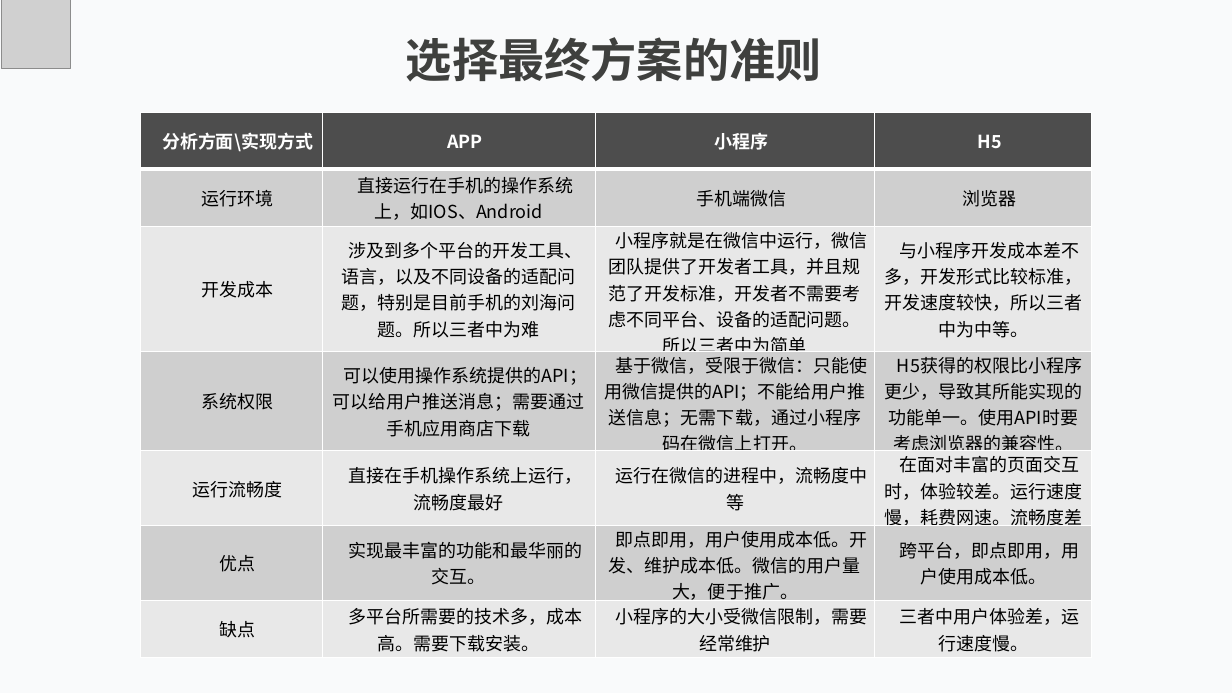
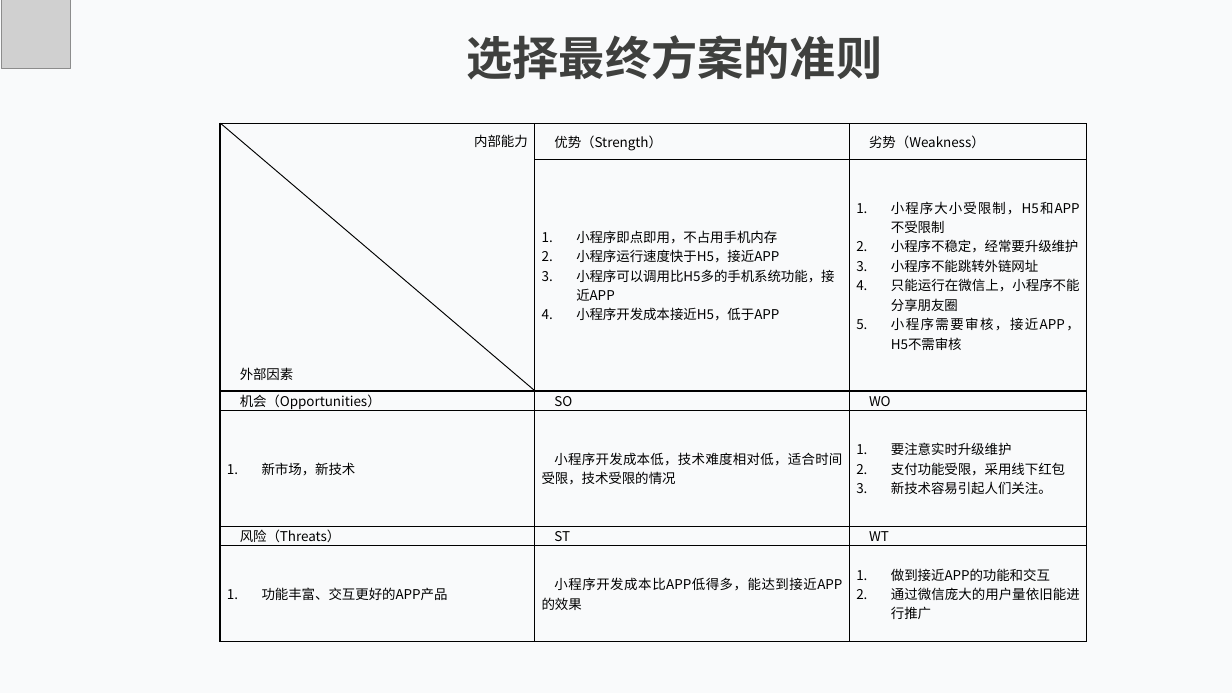
Before and after one commit to lorenzoyoung/ZUCC-Lazy-Bone, a slide deck: slide 16 of 评审PPT/SE2019春-G11_ZUCCLazyBone可行性分析报告ppt.pptx. Drawn at 1232x693 pixels with LibreOffice and Linux fonts; fonts in the diff are those of the drawing; grey boxes stand for pictures. Boxes give left, top, right and bottom in pixels: in the first picture for what was removed or moved away, otherwise in the second. Text is boxed around its words. In the diff, an @@ line names an element or a change of style, - is before the commit and + after.

```diff
--- a/评审PPT/SE2019春-G11_ZUCCLazyBone可行性分析报告ppt.pptx
+++ b/评审PPT/SE2019春-G11_ZUCCLazyBone可行性分析报告ppt.pptx
@@ text "选择最终方案的准则": place and size @@
-text "选择最终方案的准则" at (406,37,822,82)
+text "选择最终方案的准则" at (466,35,882,80)
@@ table removed at (140,113,1092,659), 7 rows, 4 columns @@
-分析方面\实现方式 | APP | 小程序 | H5
-运行环境 | 直接运行在手机的操作系统上，如IOS、Android | 手机端微信 | 浏览器
-开发成本 | 涉及到多个平台的开发工具、语言，以及不同设备的适配问题，特别是目前手机的刘海问题。所以三者中为难 | 小程序就是在微信中运行，微信团队提供了开发者工具，并且规范了开发标准，开发者不需要考虑不同平台、设备的适配问题。所以三者中为简单 | 与小程序开发成本差不多，开发形式比较标准，开发速度较快，所以三者中为中等。
-系统权限 | 可以使用操作系统提供的API；可以给用户推送消息；需要通过手机应用商店下载 | 基于微信，受限于微信：只能使用微信提供的API；不能给用户推送信息；无需下载，通过小程序码在微信上打开。 | H5获得的权限比小程序更少，导致其所能实现的功能单一。使用API时要考虑浏览器的兼容性。
-运行流畅度 | 直接在手机操作系统上运行，流畅度最好 | 运行在微信的进程中，流畅度中等 | 在面对丰富的页面交互时，体验较差。运行速度慢，耗费网速。流畅度差
-优点 | 实现最丰富的功能和最华丽的交互。 | 即点即用，用户使用成本低。开发、维护成本低。微信的用户量大，便于推广。 | 跨平台，即点即用，用户使用成本低。
-缺点 | 多平台所需要的技术多，成本高。需要下载安装。 | 小程序的大小受微信限制，需要经常维护 | 三者中用户体验差，运行速度慢。
@@ table added at (220,124,1088,642), 6 rows, 3 columns @@
+内部能力 / 外部因素 | 优势（Strength） | 劣势（Weakness）
+ | 小程序即点即用，不占用手机内存 / 小程序运行速度快于H5，接近APP / 小程序可以调用比H5多的手机系统功能，接近APP / 小程序开发成本接近H5，低于APP | 小程序大小受限制，H5和APP不受限制 / 小程序不稳定，经常要升级维护 / 小程序不能跳转外链网址 / 只能运行在微信上，小程序不能分享朋友圈 / 小程序需要审核，接近APP，H5不需审核
+机会（Opportunities） | SO | WO
+新市场，新技术 | 小程序开发成本低，技术难度相对低，适合时间受限，技术受限的情况 | 要注意实时升级维护 / 支付功能受限，采用线下红包 / 新技术容易引起人们关注。
+风险（Threats） | ST | WT
+功能丰富、交互更好的APP产品 | 小程序开发成本比APP低得多，能达到接近APP的效果 | 做到接近APP的功能和交互 / 通过微信庞大的用户量依旧能进行推广
@@ line added from (221, 123) to (535, 391), #000000 0.75 pt @@
```
Also in this commit, not shown: 4 other slides changed, 2 slides added, 1 slide removed, 2 other files.
